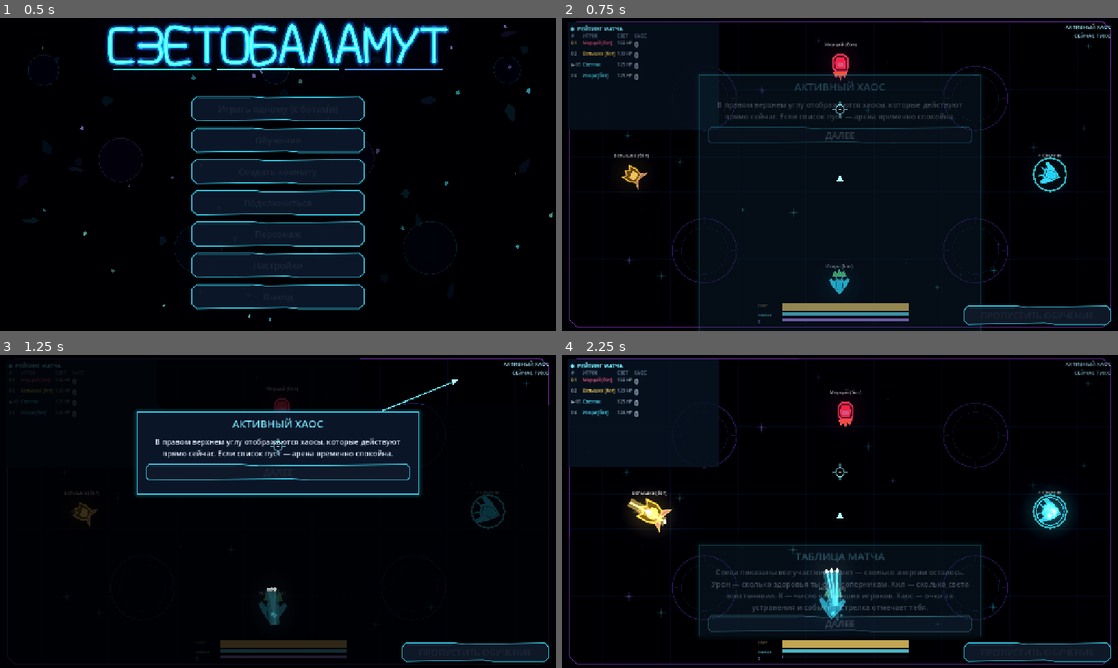
Above: before the commit, frames 1-4 (two rows, left to right).
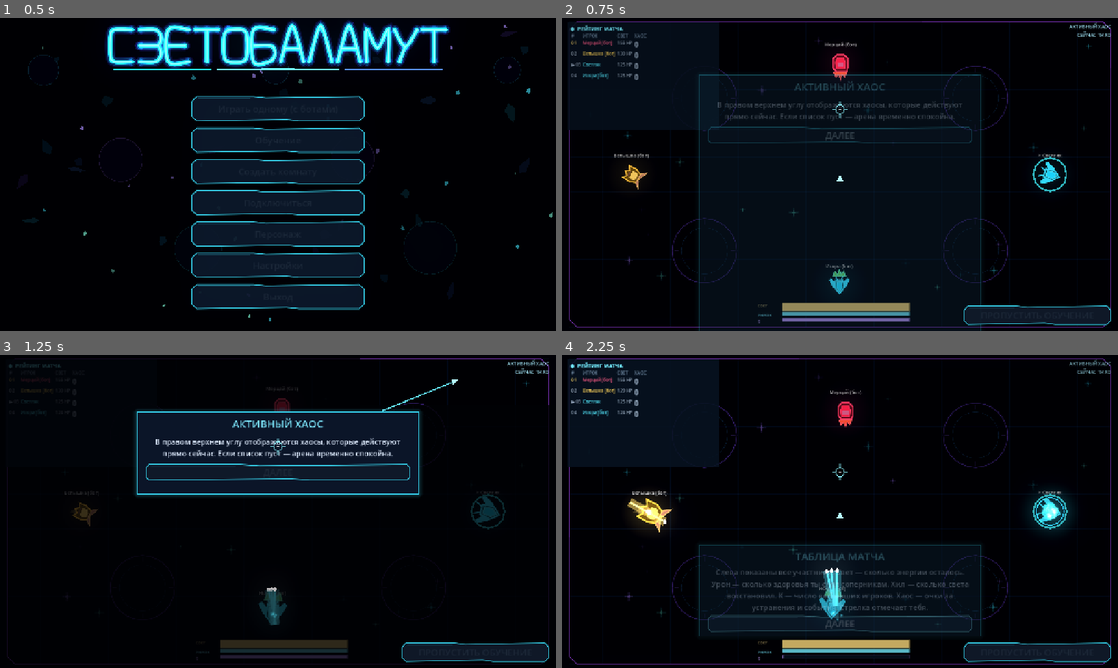
Above: after the commit, the same moments.

Repository: DvoreZZKy/svetobalamut
Game: Godot game, scene res://scenes/menu.tscn
Two runs of this game, one before a commit and one after it. Both use one fixed random seed, a clock stepped at 60 frames per second and the inputs below.
Inputs (mouse positions are in pixels of both pictures, inside the frame that each line leads up to):
- Up to frame 1 (0.5 s): no input
- Up to frame 2 (0.75 s): click "Играть одному (с ботами)" at 0.5 s
- Up to frame 3 (1.25 s): no input
- Up to frame 4 (2.25 s): tap Enter (restart) at 1.25 s; move the mouse to (962, 495) at 1.27 s; hold D (right) 1.28-2 s; tap Q (ability) at 1.35 s; click (962, 495) at 1.42 s; click "ДАЛЕЕ" at 2 s

Frame 1 is identical in both runs. In frame 2, 0.4% of the frame differs, in the area x 39-99%, y 1-98%; in frame 3, 0.2%; in frame 4, 0.4%.

Commit message:
Give HUD meters a compact neon frame and shorten ability status text

Diff:
--- a/scripts/arena.gd
+++ b/scripts/arena.gd
@@ -271,11 +271,16 @@
 	b.show_percentage = false
 	b.max_value = 100.0
 	var bg := StyleBoxFlat.new()
-	bg.bg_color = Color(0.05, 0.05, 0.1, 0.8)
+	bg.bg_color = Color("#06101e", 0.96)
 	bg.set_border_width_all(1)
-	bg.border_color = Color(col.r, col.g, col.b, 0.6)
+	bg.border_color = col.darkened(0.28)
+	bg.shadow_color = Color(col.r, col.g, col.b, 0.22)
+	bg.shadow_size = 2
 	var fl := StyleBoxFlat.new()
-	fl.bg_color = col
+	fl.bg_color = col.lightened(0.12)
+	fl.shadow_color = Color(col.r, col.g, col.b, 0.45)
+	fl.shadow_size = 3
+	fl.set_corner_radius_all(0)
 	b.add_theme_stylebox_override("background", bg)
 	b.add_theme_stylebox_override("fill", fl)
 	b.mouse_filter = Control.MOUSE_FILTER_IGNORE
@@ -297,7 +302,7 @@
 	timer_lbl.horizontal_alignment = HORIZONTAL_ALIGNMENT_RIGHT
 	timer_lbl.vertical_alignment = VERTICAL_ALIGNMENT_TOP
 	timer_lbl.autowrap_mode = TextServer.AUTOWRAP_WORD_SMART
-	timer_lbl.add_theme_font_size_override("font_size", 12)
+	timer_lbl.add_theme_font_size_override("font_size", 11)
 	timer_lbl.modulate = Color("#a9efff")
 	banner = _label("", 70, Vector2.ZERO, Vector2(1280, 100), cl, true)
 	banner.anchor_left = 0.5
@@ -1185,9 +1190,9 @@
 			timer_lbl.text += "\nВАШ БУСТ: %s (%.1fс)" % [buff_names.get(str(me.buff), "УЛУЧШЕНИЕ"), float(me.get("buff_t", 0.0))]
 		var class_names := ["СВЕТЛЯК", "КАПСУЛА", "ПРИЗРАК", "КРИСТАЛЛ"]
 		var ability_ready := "ГОТОВО" if me.acd <= 0.0 else "%.1fс" % me.acd
-		help_lbl.text = "%s • Q: %s (%s)\nЦЕЛЬ: остаться последним светящимся.\nWASD — движение • ЛКМ — атака • ПРОБЕЛ — рывок • ESC — меню" % [class_names[int(me.k) % 4], ["Перегрузка", "Энергощит", "Фазовый скачок", "Звёздный залп"][int(me.k) % 4], ability_ready]
+		help_lbl.text = "%s  /  %s\nСПОСОБНОСТЬ [Q]: %s" % [class_names[int(me.k) % 4], ["Перегрузка", "Энергощит", "Фазовый скачок", "Звёздный залп"][int(me.k) % 4], ability_ready]
 		if me.s:
-			help_lbl.text = "ТЫ — ТЕНЬ: подойди к живому игроку и нажми ПКМ / E, чтобы вселиться.\nВселение длится 2 секунды — используй их, чтобы вернуться в игру."
+			help_lbl.text = "ТЫ — ТЕНЬ\nПКМ / E рядом с игроком — вселение"
 	if over:
 		over_rect.visible = true
 		over_shape.visible = true
